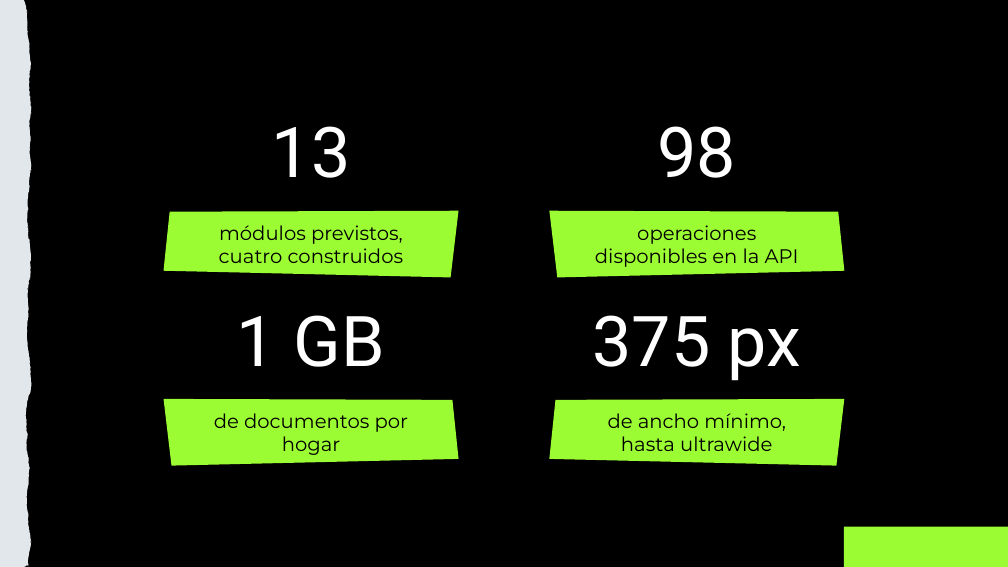
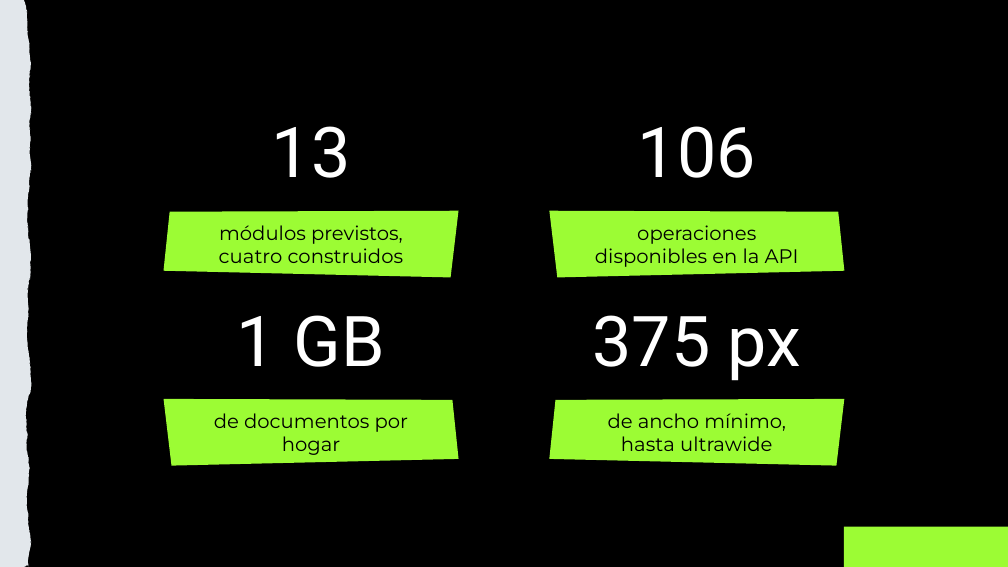
Before and after one commit to kikescribano/domestic_resource_planning, a slide deck: slide 15 of docs/common/marketing/presentations/DRP-comercial-minitheme.pptx. Drawn at 1008x567 pixels with LibreOffice and Linux fonts; fonts in the diff are those of the drawing. Boxes give left, top, right and bottom in pixels: in the first picture for what was removed or moved away, otherwise in the second. Text is boxed around its words. In the diff, an @@ line names an element or a change of style, - is before the commit and + after.

```diff
--- a/docs/common/marketing/presentations/DRP-comercial-minitheme.pptx
+++ b/docs/common/marketing/presentations/DRP-comercial-minitheme.pptx
@@ title at [638,126,756,178]: text changed @@
-98
+106
```
Also in this commit, not shown: 3 other files.
